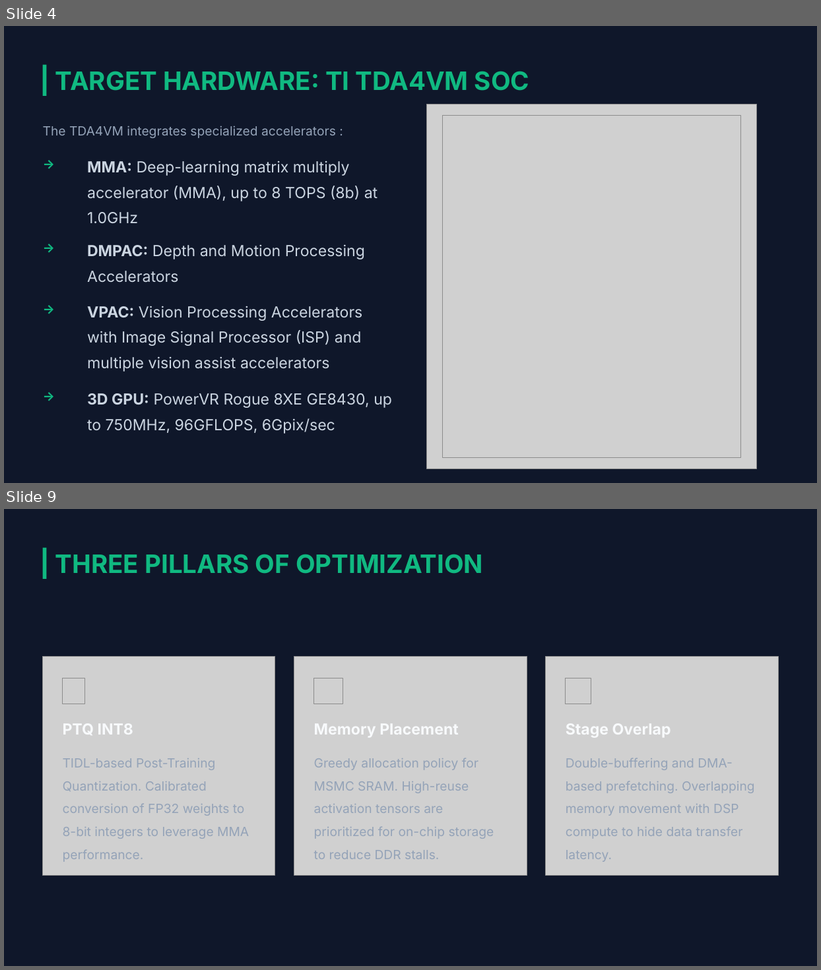
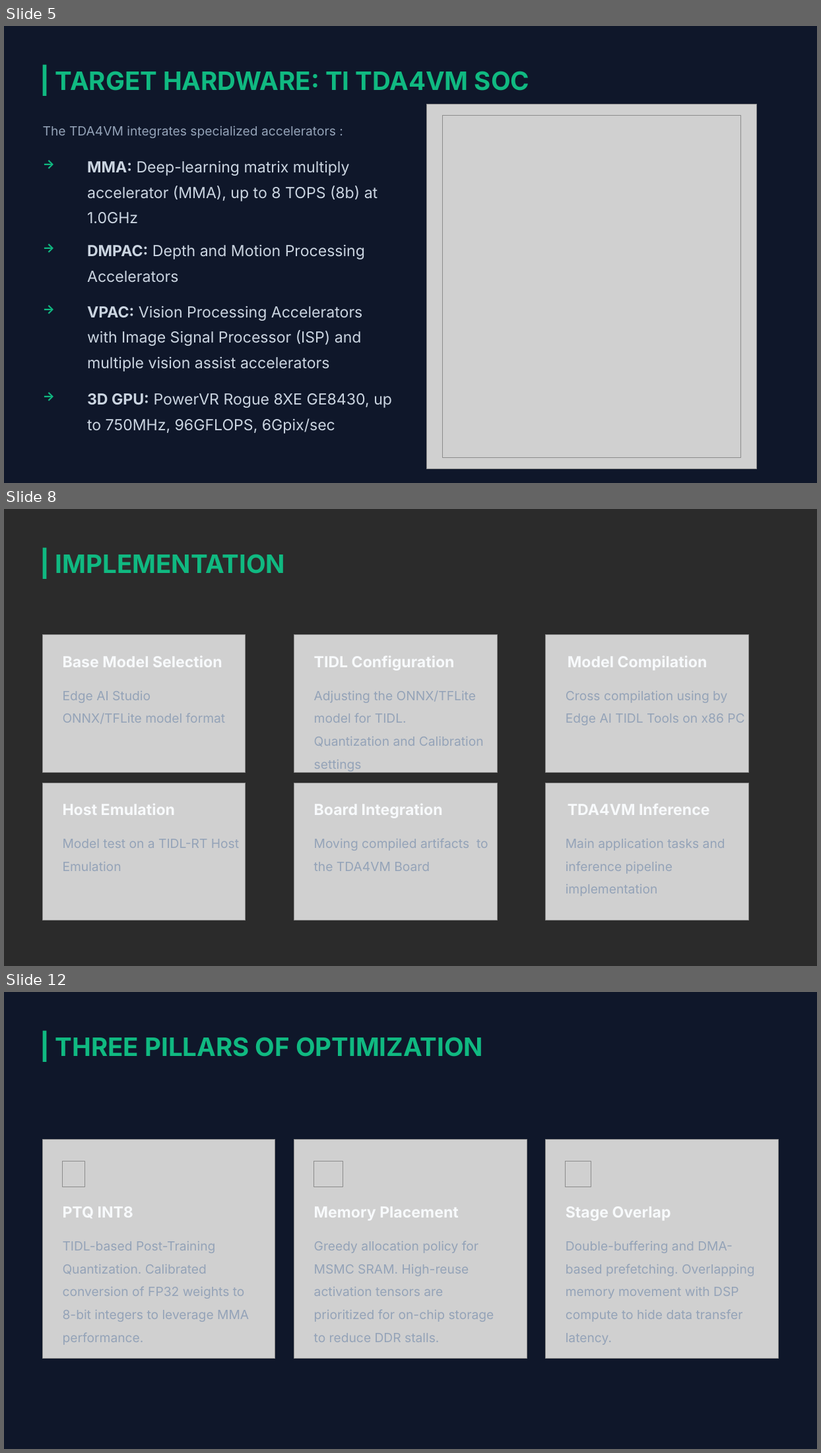
Before and after one commit to doganem/cmp720-embedded-system-development, a slide deck: midterm-presentation/Optimization of Edge AI on TDA4VM.pptx. Shown one above the other, each under a label of ours: slides 4 and 9 before the commit, slides 5, 8 and 12 after it; the slides between them are not shown. The pictures are 821x970 and 821x1453 pixels, drawn with LibreOffice and Linux fonts; fonts in the diff are those of the drawing; grey boxes stand for pictures; background and template pictures are left out; a plain dark background stands for a picture behind light text. Boxes give left, top, right and bottom in pixels: in the first picture for what was removed or moved away, otherwise in the second. Text is boxed around its words. In the diff, an @@ line names an element or a change of style, - is before the commit and + after.

```diff
--- a/midterm-presentation/Optimization of Edge AI on TDA4VM.pptx
+++ b/midterm-presentation/Optimization of Edge AI on TDA4VM.pptx
@@ slide 8 added at bbox=[4, 509, 817, 966], background picture (left out) @@
@@ rectangle added at bbox=[43, 548, 47, 579], fill #10B981 @@
@@ text added at bbox=[55, 554, 285, 574], 30 pt, text #10B981, bold @@
+IMPLEMENTATION
@@ picture added at bbox=[43, 635, 246, 773] @@
@@ picture added at bbox=[294, 635, 498, 773] @@
@@ picture added at bbox=[547, 635, 749, 773] @@
@@ text added at bbox=[63, 656, 222, 667], 18 pt, text #F8FAFC, bold @@
+Base Model Selection
@@ text added at bbox=[314, 656, 455, 671], 18 pt, text #F8FAFC, bold @@
+TIDL Configuration
@@ text added at bbox=[568, 656, 708, 670], 18 pt, text #F8FAFC, bold @@
+Model Compilation
@@ text added at bbox=[63, 691, 226, 724], 15 pt, text #94A3B8 @@
+Edge AI Studio
+ONNX/TFLite model format
@@ text added at bbox=[314, 691, 484, 772], 15 pt, text #94A3B8 @@
+Adjusting the ONNX/TFLite model for TIDL.
+Quantization and Calibration settings
@@ text added at bbox=[566, 691, 745, 725], 15 pt, text #94A3B8 @@
+Cross compilation using by Edge AI TIDL Tools on x86 PC
@@ picture added at bbox=[43, 783, 246, 921] @@
@@ picture added at bbox=[294, 783, 498, 921] @@
@@ picture added at bbox=[547, 783, 749, 921] @@
@@ text added at bbox=[63, 804, 175, 815], 18 pt, text #F8FAFC, bold @@
+Host Emulation
@@ text added at bbox=[314, 804, 443, 819], 18 pt, text #F8FAFC, bold @@
+Board Integration
@@ text added at bbox=[568, 804, 710, 815], 18 pt, text #F8FAFC, bold @@
+TDA4VM Inference
@@ text added at bbox=[63, 839, 239, 871], 15 pt, text #94A3B8 @@
+Model test on a TIDL-RT Host Emulation
@@ text added at bbox=[314, 839, 488, 871], 15 pt, text #94A3B8 @@
+Moving compiled artifacts to the TDA4VM Board
@@ text added at bbox=[566, 839, 725, 896], 15 pt, text #94A3B8 @@
+Main application tasks and inference pipeline implementation
@@ what was slide 4 is now slide 5 @@
@@ what was slide 9 is now slide 12 @@
```
Also in this commit, not shown: 5 slides changed, 2 other slides added, 2 slides removed, 1 other file.
